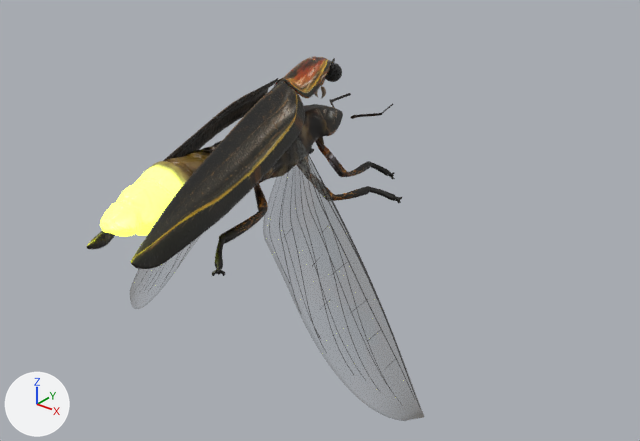
The Blender file godot-code/entites/sources/firefly/firefly.blend: old version first, new version second.
Camera for both pictures: a camera (50 mm lens) standing at (1.458, -1.563, 0.873) and looking at (0.147, 0.076, -0.144). Lighting does not change. The marker at lower left points along +X, +Y and +Z. The first picture is the older version.

The older version as bpy lines, for what is in view:
```python
me_elytra_l = bpy.data.meshes.new('Elytra_L')
me_elytra_l.from_pydata(...)  # 897 vertices, 1424 faces; spans x -0.057..0.064, y -0.654..0.009, z -0.046..0.026
me_elytra_l.materials.append(mat_m_elytra)
ob_elytra_l = bpy.data.objects.new('Elytra_L', me_elytra_l)
ob_elytra_l.parent = ob_elytrapivot_l
ob_elytra_l.location = (0.0, 0.0, 0.0)
ob_elytrapivot_l = bpy.data.objects.new('ElytraPivot_L', None)
ob_elytrapivot_l.parent = ob_rig
ob_elytrapivot_l.location = (-0.0643, 0.18, 0.105)
ob_elytrapivot_l.rotation_euler = (-0.0877, -0.516, -0.0378)  # degrees (-5, -30, -2.2)
ob_elytrapivot_r = bpy.data.objects.new('ElytraPivot_R', None)
ob_elytrapivot_r.parent = ob_rig
ob_elytrapivot_r.location = (0.0643, 0.18, 0.105)
ob_elytrapivot_r.rotation_euler = (-0.0877, 0.516, 0.0378)  # degrees (-5, 30, 2.2)
ob_rig = bpy.data.objects.new('Rig', None)
ob_rig.parent = ob_firefly
ob_rig.location = (0.00455, -0.00873, 0.00624)
ob_rig.rotation_euler = (0.442, -0.0347, 0.0197)  # degrees (25, -2, 1.1)
ob_wingpivot_l = bpy.data.objects.new('WingPivot_L', None)
ob_wingpivot_l.parent = ob_rig
ob_wingpivot_l.location = (-0.075, 0.1, 0.07)
ob_wingpivot_l.rotation_euler = (0.14, -0.698, 0.637)  # degrees (8, -40, 36)
ob_wingpivot_r = bpy.data.objects.new('WingPivot_R', None)
ob_wingpivot_r.parent = ob_rig
ob_wingpivot_r.location = (0.075, 0.1, 0.07)
ob_wingpivot_r.rotation_euler = (0.14, 0.698, -0.637)  # degrees (8, 40, -36)
# also in view: 'Head' at (-0.002, 0.207, 0.191); 'Wing_R' at (0.309, -0.034, -0.205); 'Lantern' at (0.0, -0.329, 0.018); 'Body' at (0.0, 0.079, 0.027); 'Elytra_R' at (0.07, -0.195, 0.067)
```
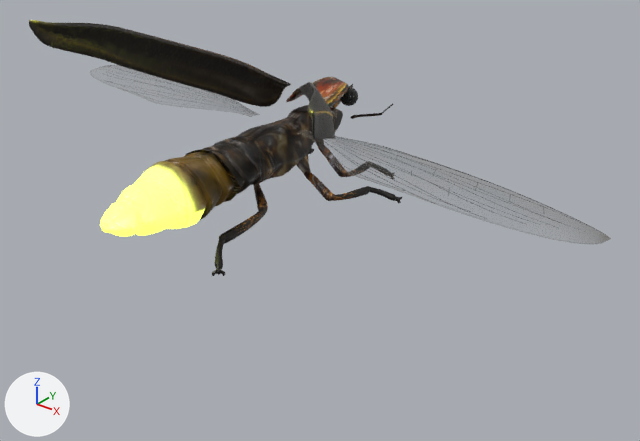
Commit message: update firefly

Not drawn themselves, but carrying or shaping drawn objects: ob_rig, ob_elytrapivot_r, ob_wingpivot_r, ob_elytrapivot_l, ob_wingpivot_l.

The change, as a list of edits to the scene's bpy script:
```text
Change ob_rig:
    ob_rig.location: (0.00455, -0.00873, 0.00624) -> (0.00414, 0.00332, 0.00353)
    ob_rig.rotation_euler: (0.442, -0.0347, 0.0197) -> (0.214, 0.0433, -0.018)  # degrees (25, -2, 1.1) -> degrees (12, 2.5, -1)
Change ob_elytrapivot_r:
    ob_elytrapivot_r.rotation_euler: (-0.0877, 0.516, 0.0378) -> (-0.673, 0.807, 0.265)  # degrees (-5, 30, 2.2) -> degrees (-39, 46, 15)
Change ob_wingpivot_r:
    ob_wingpivot_r.rotation_euler: (0.14, 0.698, -0.637) -> (-0.314, 0.0873, 0.175)  # degrees (8, 40, -36) -> degrees (-18, 5, 10)
Change ob_elytrapivot_l:
    ob_elytrapivot_l.rotation_euler: (-0.0877, -0.516, -0.0378) -> (-0.673, -0.807, -0.265)  # degrees (-5, -30, -2.2) -> degrees (-39, -46, -15)
Change ob_wingpivot_l:
    ob_wingpivot_l.rotation_euler: (0.14, -0.698, 0.637) -> (-0.314, -0.0873, -0.175)  # degrees (8, -40, 36) -> degrees (-18, -5, -10)
```

Pixel boxes (x1, y1, x2, y2) of what changed, in the pictures (640 x 441 px):
'Elytra_R', moved, turned: before (131, 80, 305, 269); after (300, 82, 335, 139)
'Elytra_L', moved, turned: before (87, 78, 278, 249); after (29, 20, 291, 107)
'Wing_R', moved, turned: before (263, 136, 424, 421); after (298, 129, 611, 244)
'Head', moved, turned: before (274, 56, 335, 98); after (286, 77, 353, 108)
'Wing_L', moved, turned: before (130, 240, 195, 309); after (92, 65, 260, 117)
'Eye_R', moved, turned: before (325, 63, 342, 82); after (340, 87, 358, 106)
'Palp_R', moved, turned (not visible afterwards): before (321, 86, 326, 98)
'Palp_L', moved, turned (not visible afterwards): before (315, 86, 320, 97)
